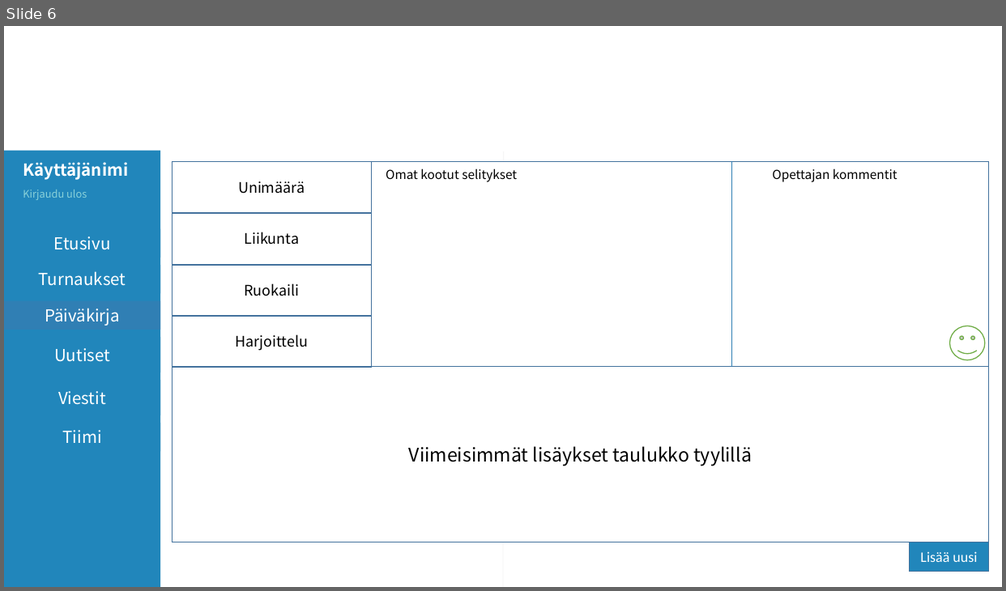
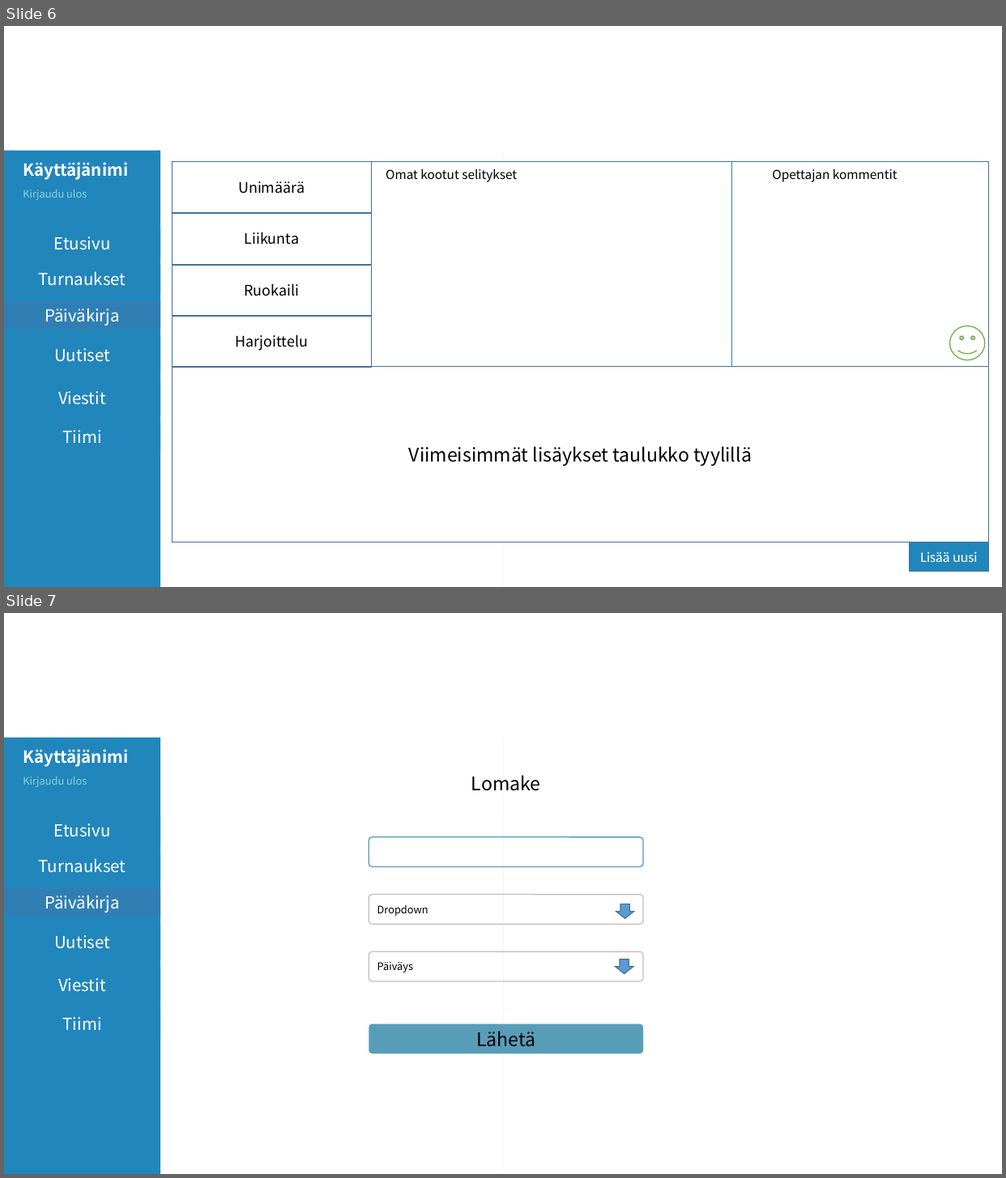
Before and after one commit to tonisimoska/LeenanKurssi, a slide deck: palautukset/Systeemityo/tyyliopas.pptx. Shown one above the other, each under a label of ours: slide 6 before the commit, slides 6 and 7 after it. The pictures are 1006x591 and 1006x1178 pixels, drawn with LibreOffice and Linux fonts; fonts in the diff are those of the drawing; background and template pictures are left out. Boxes give left, top, right and bottom in pixels: in the first picture for what was removed or moved away, otherwise in the second. Text is boxed around its words. In the diff, an @@ line names an element or a change of style, - is before the commit and + after.

```diff
--- a/palautukset/Systeemityo/tyyliopas.pptx
+++ b/palautukset/Systeemityo/tyyliopas.pptx
@@ slide 7 added at box(4, 613, 1002, 1174), background #FFFFFF; not listed: 1 template element that a slide beside it also shows @@
@@ rectangle added at box(4, 737, 160, 1174), fill #2186BB @@
@@ text added at box(23, 749, 128, 767), 16 pt, text #FFFFFF, bold @@
+Käyttäjänimi
@@ text added at box(23, 777, 87, 787), 10 pt, text #88D1D9 @@
+Kirjaudu ulos
@@ text added at box(471, 775, 541, 791), 18 pt, text #000000 @@
+Lomake
@@ text added at box(54, 824, 111, 837), 16 pt, text #FFFFFF @@
+Etusivu
@@ rounded rectangle added at box(368, 837, 643, 867), outline #589DB8 1 pt @@
@@ text added at box(39, 858, 126, 873), 16 pt, text #FFFFFF @@
+Turnaukset
@@ rectangle added at box(4, 888, 160, 917), fill #307FB4, 16 pt, text #FFFFFF @@
+Päiväkirja
@@ rounded rectangle added at box(368, 895, 643, 924), outline #BFBFBF 1 pt, 10 pt, text #000000 @@
+Dropdown
@@ down arrow added at box(616, 905, 634, 918), fill #5B9BD5, outline #43739E 1 pt @@
@@ text added at box(54, 935, 110, 949), 16 pt, text #FFFFFF @@
+Uutiset
@@ rounded rectangle added at box(368, 952, 643, 982), outline #BFBFBF 1 pt, 10 pt, text #000000 @@
+Päiväys
@@ down arrow added at box(616, 960, 633, 973), fill #5B9BD5, outline #43739E 1 pt @@
@@ text added at box(58, 978, 106, 992), 16 pt, text #FFFFFF @@
+Viestit
@@ text added at box(63, 1017, 102, 1030), 16 pt, text #FFFFFF @@
+Tiimi
@@ rounded rectangle added at box(368, 1024, 643, 1054), fill #589DB8, 18 pt, text #000000 @@
+Lähetä
```
Also in this commit, not shown: 1 slide changed, 1 other slide added, 1 other file.
